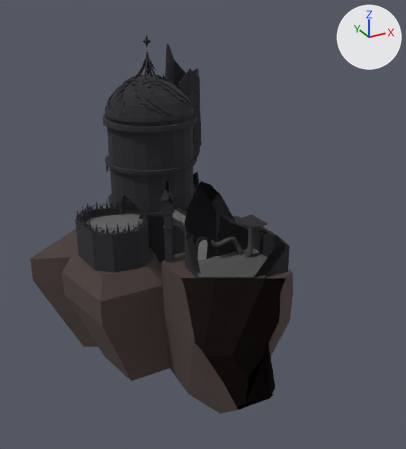
The Blender file models/castle/castle.blend: old version first, new version second.
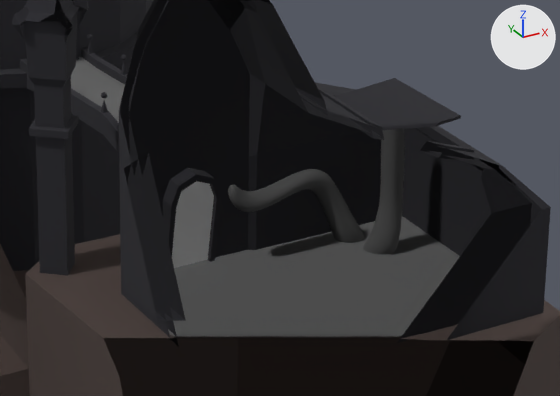
The first picture shows the older version from a 50 mm camera at (-370.0, -366.0, 366.0) aimed at (-7.0, 293.0, 36.0). The close-ups show the older and then the newer version on the part from 38% to 72% of the width and 44% to 65% of the height of that picture. Only the edits that show in the close-ups are written down. Lighting does not change. The marker at upper right points along +X, +Y and +Z. Everything nearer to the camera than a plane just in front of the edit is cut away.

Objects in the first close-up: 'bridge_col', 'castle_base_col', 'curtains_col', 'curtains_col.001', 'greed_tower_charity_col', 'island_col', 'lust_col', 'lust_floor_col'.
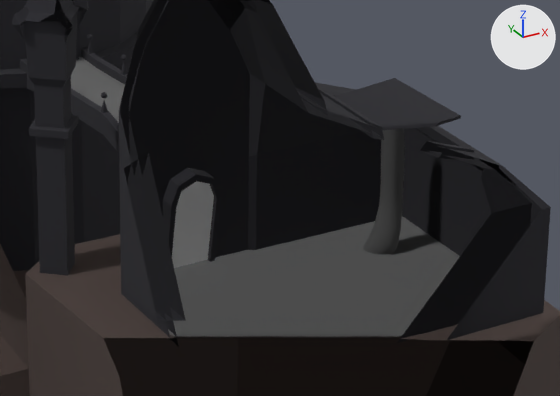
Diff of the bpy script that builds the scene:
```diff
--- a/models/castle/castle.blend.py
+++ b/models/castle/castle.blend.py
@@ ob_curtains_col_001 @@
-ob_curtains_col_001 = bpy.data.objects.new('curtains_col.001', me_sphere_001)
-ob_curtains_col_001.location = (30.8, 11.9, 21.1)
-ob_curtains_col_001.rotation_euler = (-0.269, -0.654, 0.285)  # degrees (-15, -37, 16)
```

Where the change shows, as pixel boxes (x1, y1, x2, y2) in the close-ups (560 x 396 px):
'curtains_col.001', deleted
    before: (228, 169, 364, 243)
